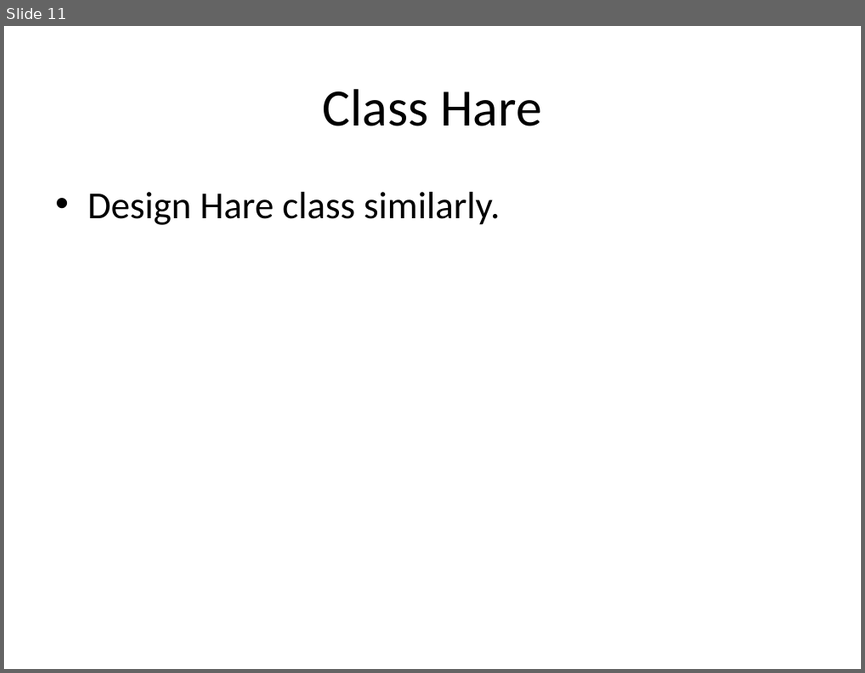
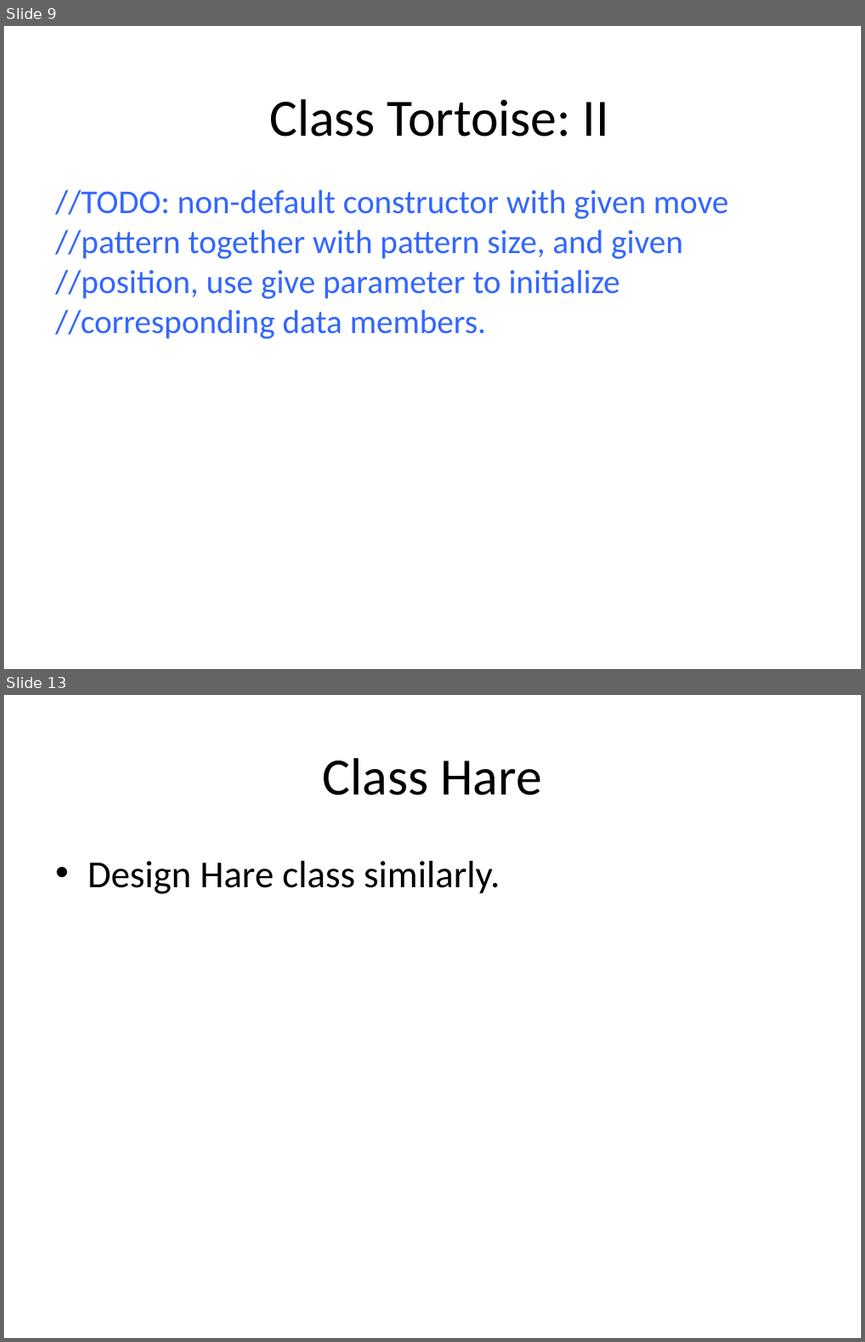
Before and after one commit to tong-yee/tong-yee.github.io, a slide deck: 135/projects/project3/project3_HareTortoiseCompetition.pptx. Shown one above the other, each under a label of ours: slide 11 before the commit, slides 9 and 13 after it; the slides between them are not shown. The pictures are 865x673 and 865x1342 pixels, drawn with LibreOffice and Linux fonts; fonts in the diff are those of the drawing. Boxes give left, top, right and bottom in pixels: in the first picture for what was removed or moved away, otherwise in the second. Text is boxed around its words. In the diff, an @@ line names an element or a change of style, - is before the commit and + after.

Commit message:
add Hare and Tortoise Competition

```diff
--- a/135/projects/project3/project3_HareTortoiseCompetition.pptx
+++ b/135/projects/project3/project3_HareTortoiseCompetition.pptx
@@ slide 9 added at [4,26,861,669], background #FFFFFF @@
@@ title added at [269,99,609,136], 44 pt, text #000000 @@
+Class Tortoise: II
@@ text added at [55,189,729,339], 28 pt, text #3366FF @@
+//TODO: non-default constructor with given move //pattern together with pattern size, and given //position, use give parameter to initialize //corresponding data members.
@@ what was slide 11 is now slide 13 @@
```
Also in this commit, not shown: 18 slides changed, 2 other slides added, 2 other files.
